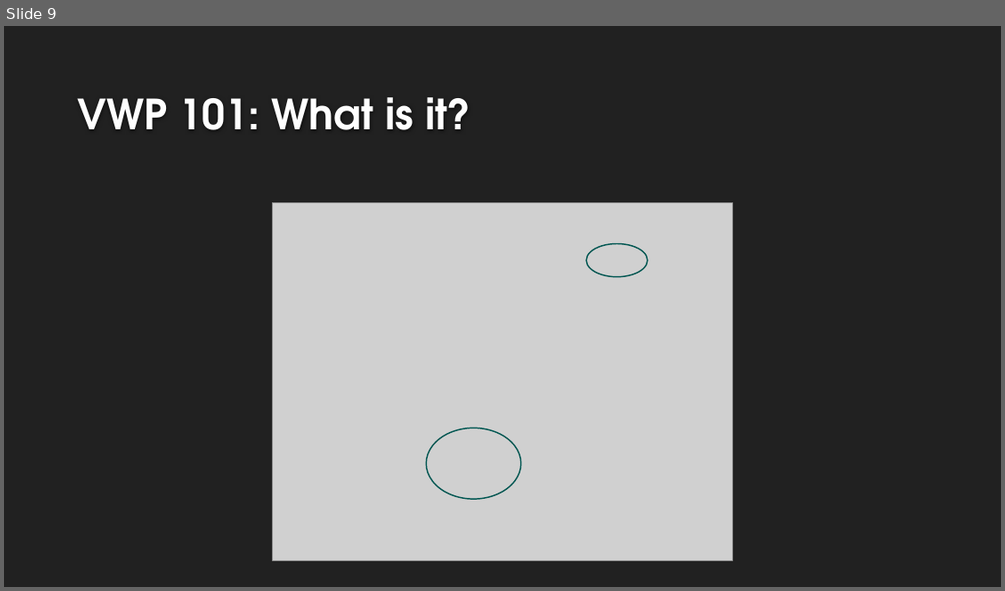
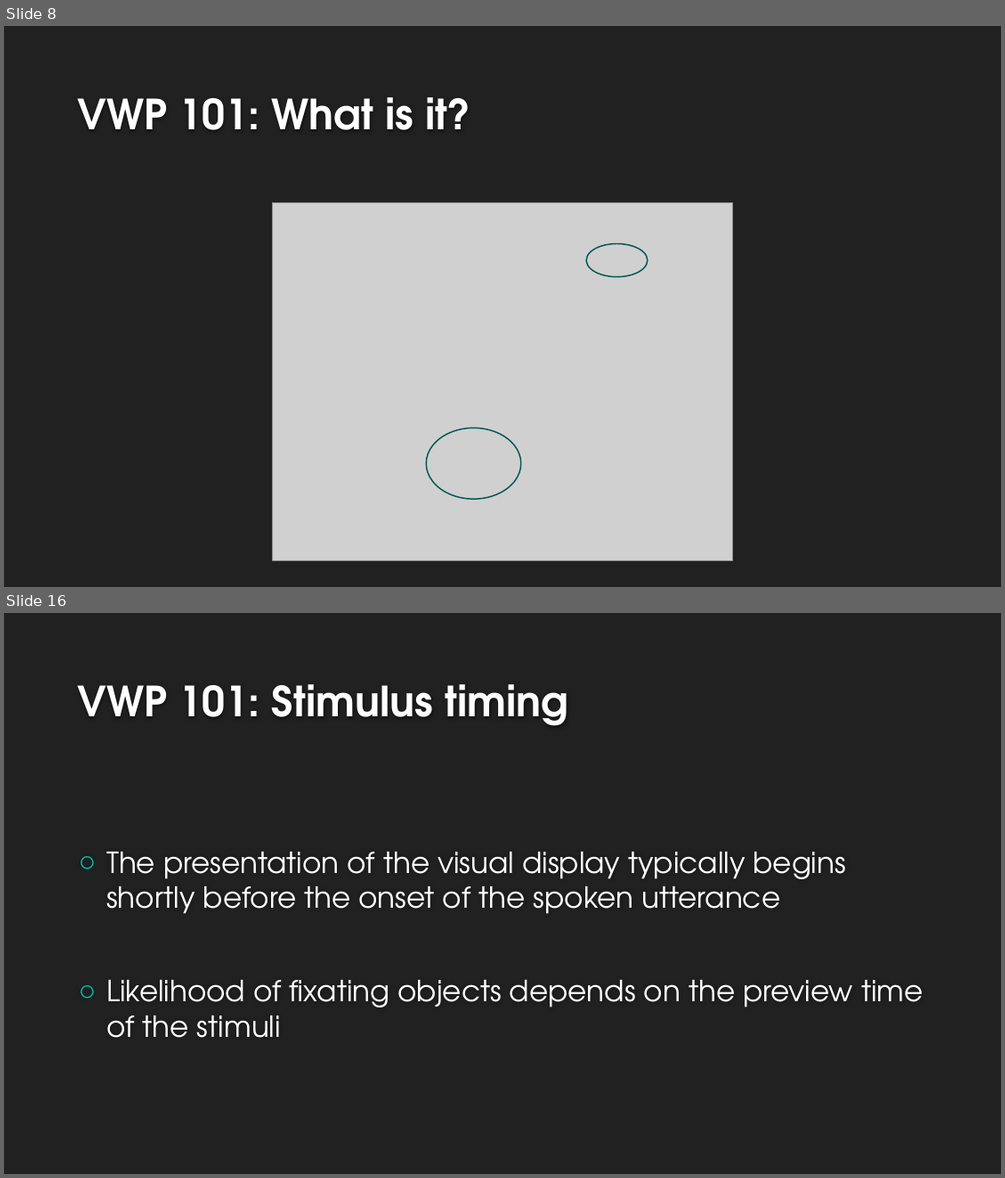
Before and after one commit to allisoct/ETLR23-24, a slide deck: slides/Day3.pptx. Shown one above the other, each under a label of ours: slide 9 before the commit, slides 8 and 16 after it; the slides between them are not shown. The pictures are 1005x591 and 1005x1178 pixels, drawn with LibreOffice and Linux fonts; fonts in the diff are those of the drawing; grey boxes stand for pictures; background and template pictures are left out. Boxes give left, top, right and bottom in pixels: in the first picture for what was removed or moved away, otherwise in the second. Text is boxed around its words. In the diff, an @@ line names an element or a change of style, - is before the commit and + after.

```diff
--- a/slides/Day3.pptx
+++ b/slides/Day3.pptx
@@ slide 16 added at (4,613,1001,1174), background #212121 @@
@@ title added at (78,684,568,726), 40 pt, text #FEFEFE, bold @@
+VWP 101: Stimulus timing
@@ text added at (106,852,922,1038), 28 pt, text #FFFFFF @@
+○ The presentation of the visual display typically begins shortly before the onset of the spoken utterance
+○ Likelihood of fixating objects depends on the preview time of the stimuli
@@ what was slide 9 is now slide 8 @@
```
Also in this commit, not shown: 2 slides changed, 6 other slides added, 1 slide removed.
